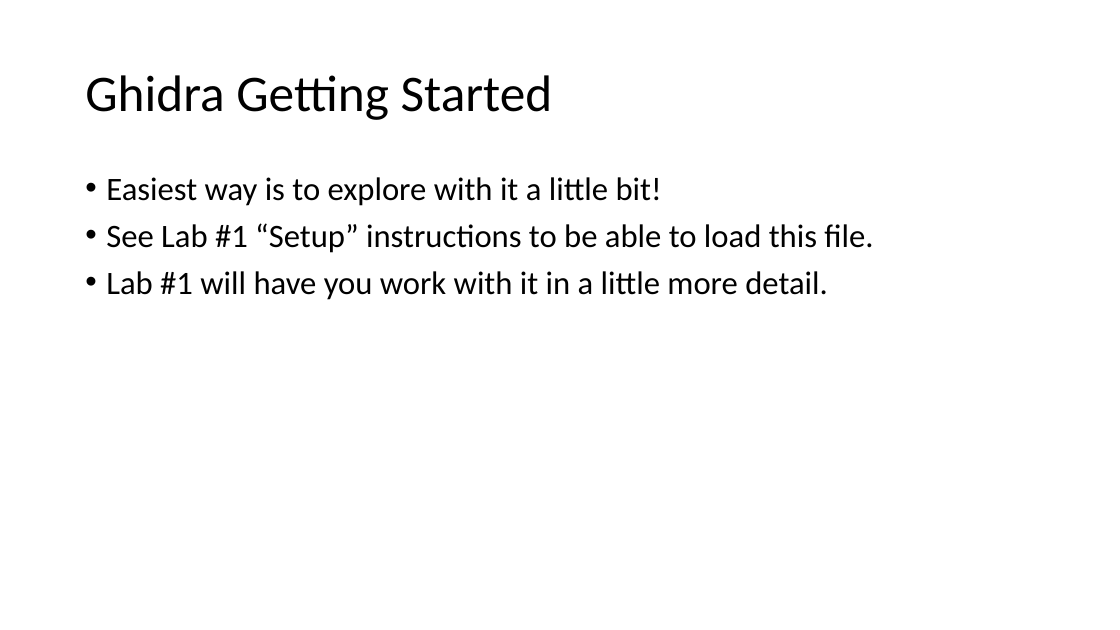
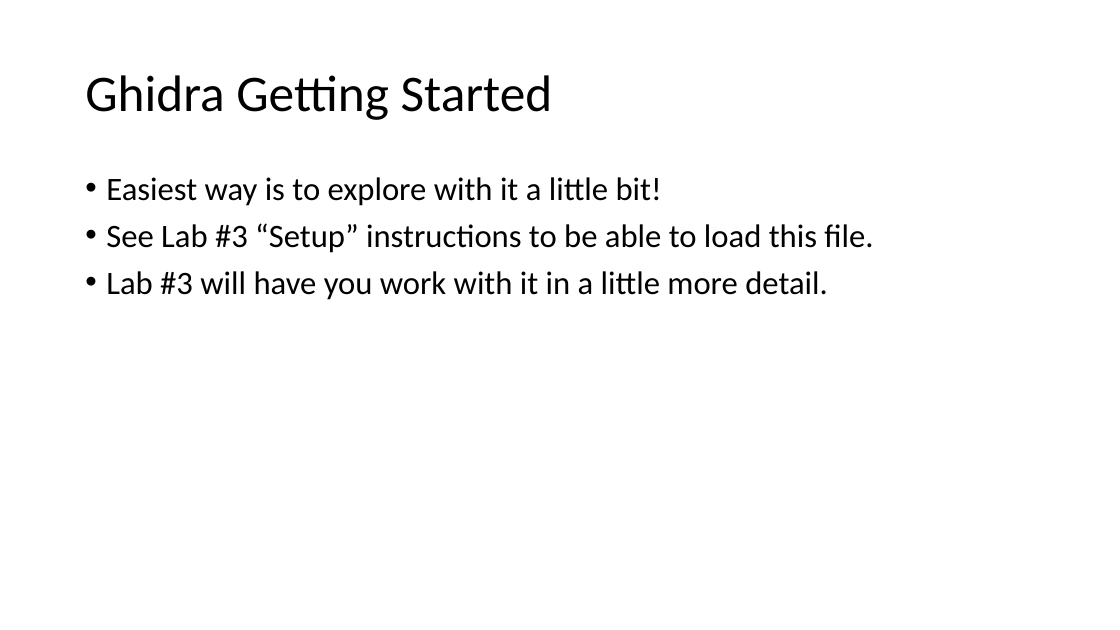
Before and after one commit to colinoflynn/eced4406, a slide deck: slide 14 of slides/0x400/0x407 - Introducing Ghidra.pptx. Drawn at 1120x630 pixels with LibreOffice and Linux fonts; fonts in the diff are those of the drawing. Boxes give left, top, right and bottom in pixels: in the first picture for what was removed or moved away, otherwise in the second. Text is boxed around its words. In the diff, an @@ line names an element or a change of style, - is before the commit and + after.

```diff
--- a/slides/0x400/0x407 - Introducing Ghidra.pptx
+++ b/slides/0x400/0x407 - Introducing Ghidra.pptx
@@ text at box(106, 223, 873, 300): text changed @@
-• See Lab #1 “Setup” instructions to be able to load this file.
-• Lab #1 will have you work with it in a little more detail.
+• See Lab #3 “Setup” instructions to be able to load this file.
+• Lab #3 will have you work with it in a little more detail.
```
Also in this commit, not shown: 2 other slides changed, 43 other files.
